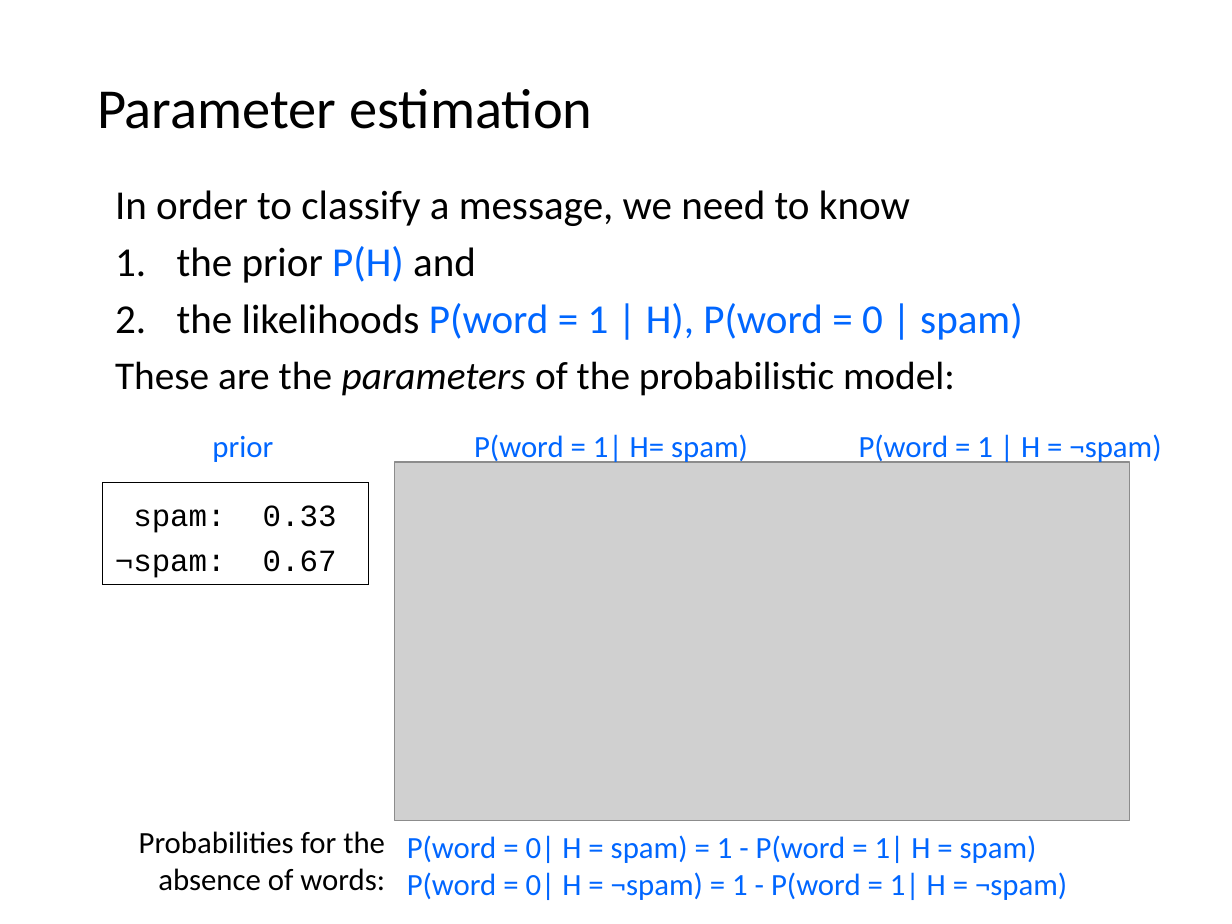
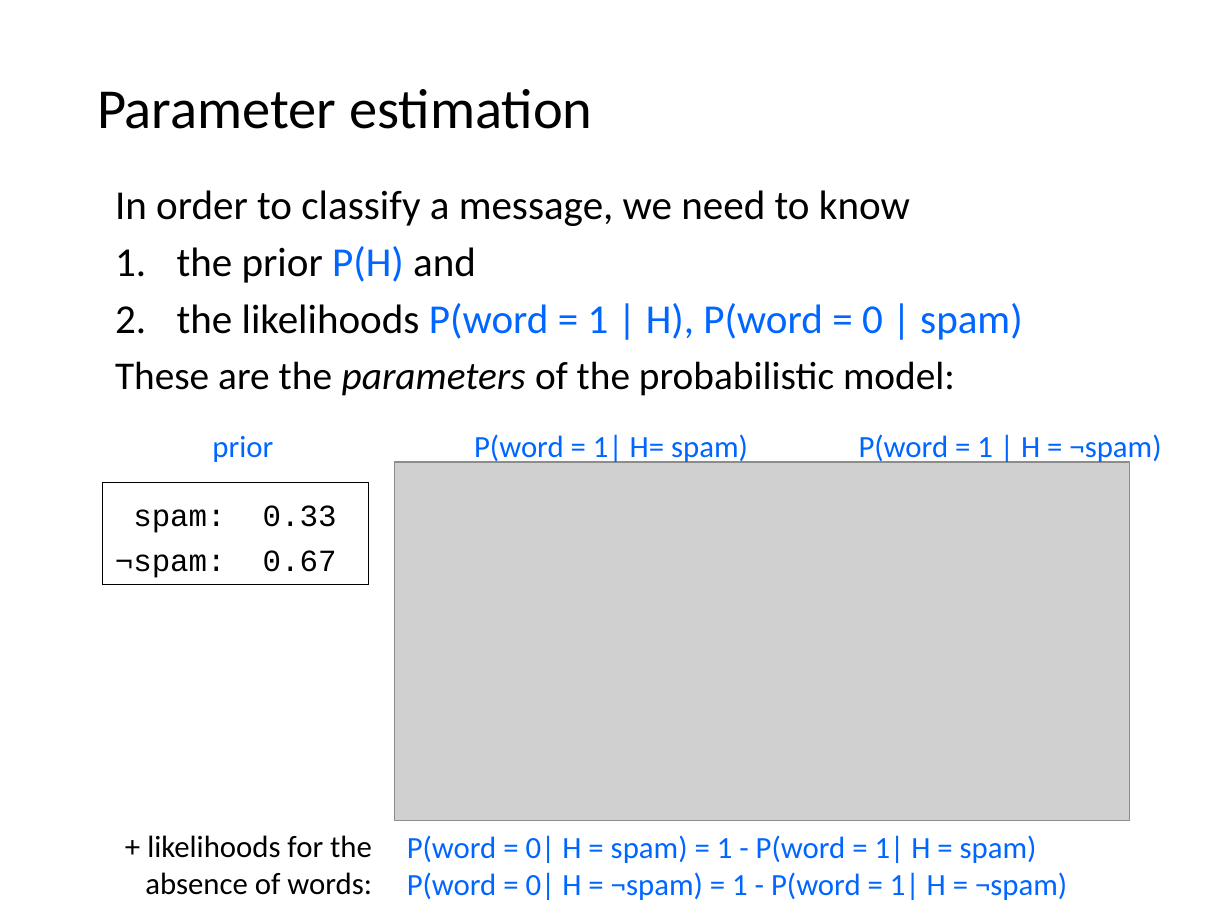
Before and after one commit to mhahsler/CS7320-AI, a slide deck: slide 38 of slides/12_uncertainty.pptx (slide 43 before the commit). Drawn at 1232x924 pixels with LibreOffice and Linux fonts; fonts in the diff are those of the drawing; grey boxes stand for pictures. Boxes give left, top, right and bottom in pixels: in the first picture for what was removed or moved away, otherwise in the second. Text is boxed around its words. In the diff, an @@ line names an element or a change of style, - is before the commit and + after.

```diff
--- a/slides/12_uncertainty.pptx
+++ b/slides/12_uncertainty.pptx
@@ text at box(145, 835, 372, 895): text changed @@
-Probabilities for the absence of words:
++ likelihoods for the absence of words:
```
Also in this commit, not shown: 16 other slides changed, 5 slides removed, 1 other file.
